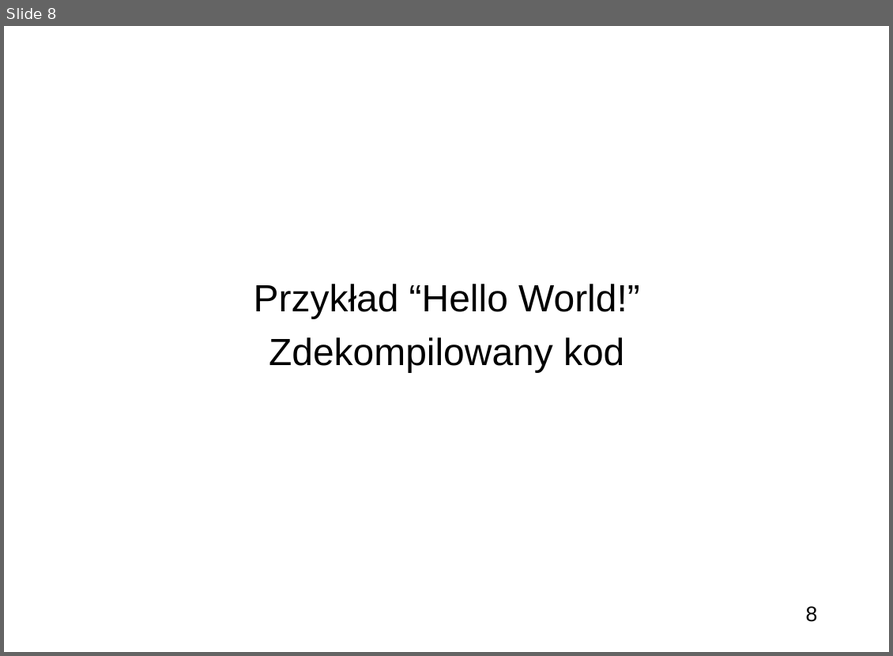
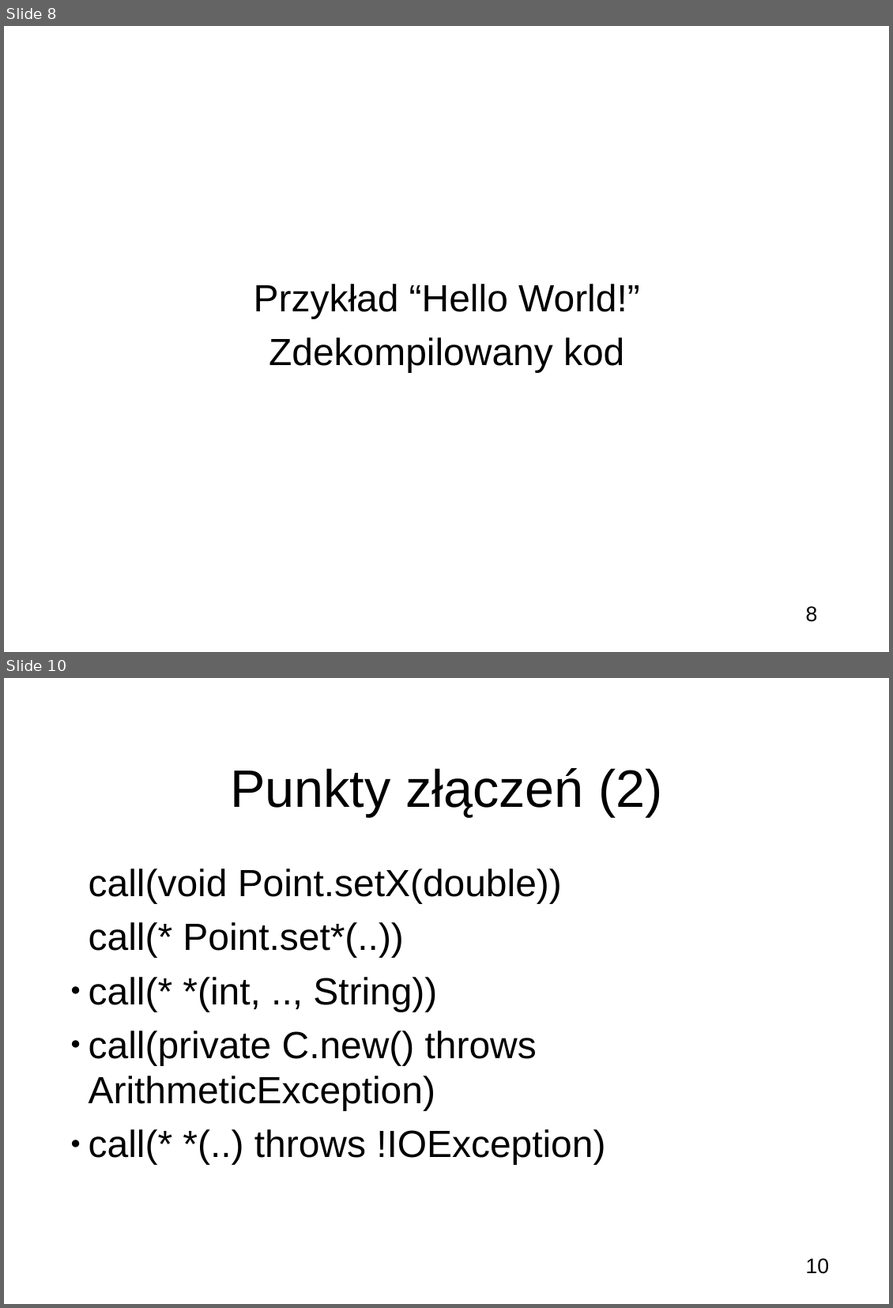
Before and after one commit to bercik/zti_seminar, a slide deck: prezentacja.odp. Shown one above the other, each under a label of ours: slide 8 before the commit, slides 8 and 10 after it; the slides between them are not shown. The pictures are 893x656 and 893x1308 pixels, drawn with LibreOffice and Linux fonts; fonts in the diff are those of the drawing; background and template pictures are left out. Boxes give left, top, right and bottom in pixels: in the first picture for what was removed or moved away, otherwise in the second. Text is boxed around its words. In the diff, an @@ line names an element or a change of style, - is before the commit and + after.

```diff
--- a/prezentacja.odp
+++ b/prezentacja.odp
@@ slide 10 added at (x1=4, y1=678, x2=889, y2=1304), background picture (left out); not listed: 1 template element that a slide beside it also shows @@
@@ title added at (x1=230, y1=768, x2=662, y2=816), 50 pt, text #000000 @@
+Punkty złączeń (2)
@@ subtitle added at (x1=89, y1=868, x2=605, y2=1165), 36 pt, text #000000 @@
+● call(void Point.setX(double))
+● call(* Point.set*(..))
+● call(* *(int, .., String))
+● call(private C.new() throws ArithmeticException)
+● call(* *(..) throws !IOException)
```
Also in this commit, not shown: 1 slide changed, 5 other slides added.
